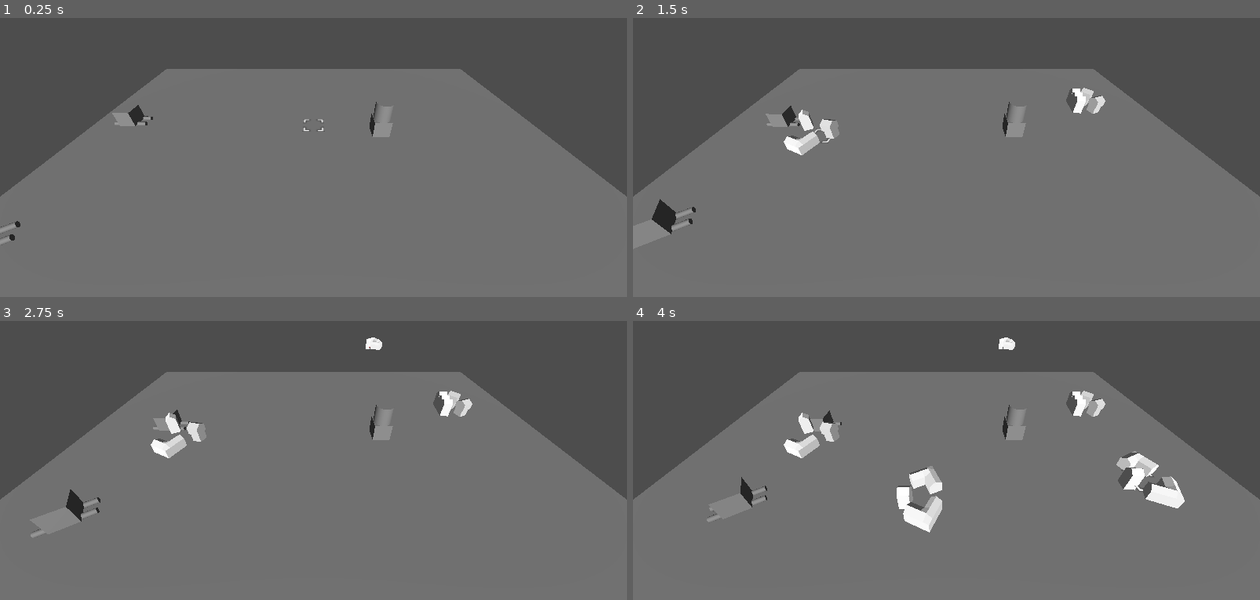
Above: before the commit, frames 1-4 (two rows, left to right).
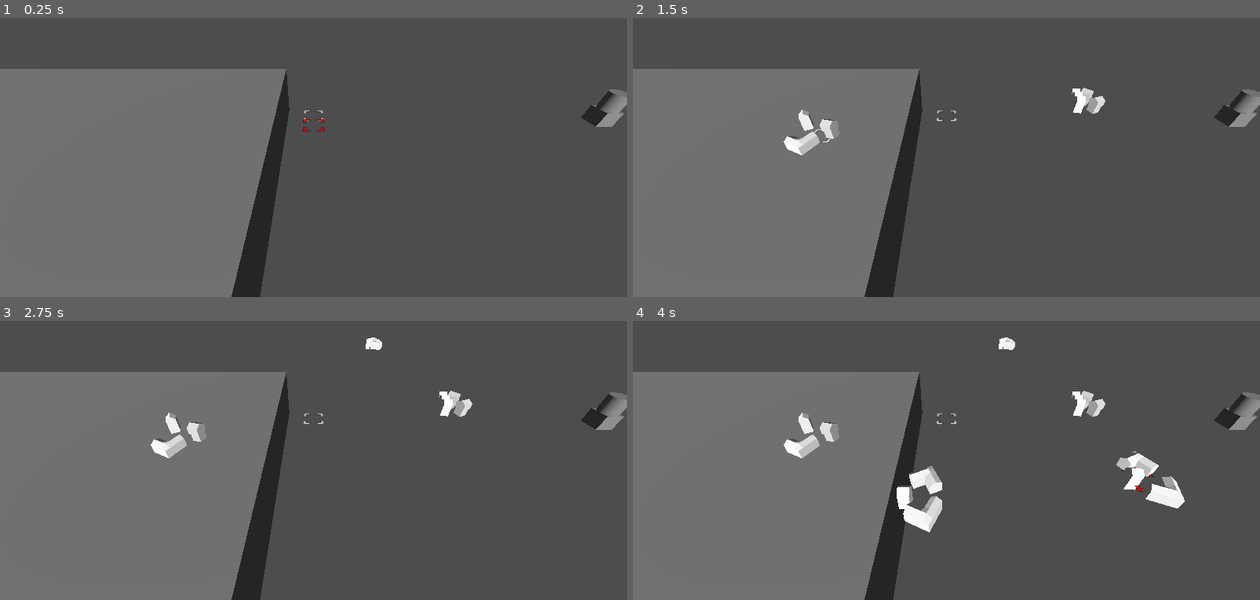
Above: after the commit, the same moments.

Repository: bragasap/gproject
Game: Godot game, scene res://node_3d.tscn
Two runs of this game, one before a commit and one after it. Both use one fixed random seed, a clock stepped at 60 frames per second and the inputs below.
Inputs (mouse positions are in pixels of both pictures, inside the frame that each line leads up to):
- Up to frame 1 (0.25 s): no input
- Up to frame 2 (1.5 s): move the mouse to (1084, 104) at 0.52 s; click (1084, 104) at 0.67 s; move the mouse to (821, 137) at 1.27 s; click (821, 137) at 1.42 s
- Up to frame 3 (2.75 s): move the mouse to (376, 346) at 2.02 s; click (376, 346) at 2.17 s
- Up to frame 4 (4 s): move the mouse to (915, 493) at 2.77 s; click (915, 493) at 2.92 s; move the mouse to (1134, 477) at 3.52 s; click (1134, 477) at 3.67 s

The runs differ from the first frame. In frame 1, 49% of the frame differs, in the area x 0-100%, y 18-100%; in frame 2, 49%; in frame 3, 49%; in frame 4, 46%.

Commit message:
basic wagons, need to fix pathing

Diff:
--- a/basicgen.gd
+++ b/basicgen.gd
@@ -6,7 +6,9 @@
 @export var heart:Node3D
 @export var root:Node3D
 @onready var villageTile = load("res://villageT1.tscn")
+@onready var ray = selector.get_node("RayCast3D")
 @onready var previous_state = true
+@onready var cityLogic = $cityLogic
 var gridmap_position
 var world_position
 func _ready() -> void:
@@ -22,8 +24,13 @@
 	if world_position != null:
 		gridmap_position = Vector3(round(world_position.x), 0, round(world_position.z))
 		selector.position = lerp(selector.position, gridmap_position, 1)
-		if(selector.get_node("RayCast3D").is_colliding()):
+		if(ray.is_colliding()):
+			var tile = ray.get_collider().get_parent()
+			#print("Hit object:", tile.name)
 			selector.get_node("Sprite3D").modulate = Color(1, 1, 1)
+			if Input.is_mouse_button_pressed(MOUSE_BUTTON_LEFT) and not previous_state and tile.name  == "Ore":
+				tile.claimMine()
+				cityLogic.addTile(tile)
 		if Input.is_mouse_button_pressed(MOUSE_BUTTON_LEFT) and not previous_state and world_position!=null:
 			var instance = villageTile.instantiate()
 			instance.position = selector.position
--- /dev/null
+++ b/city_logic.gd
@@ -0,0 +1,16 @@
+extends Node3D
+@onready var heart = $"../heart"
+@export var ownedTiles:Array[Node3D]
+@onready var wagon = load("res://wagon/wagon.tscn")
+func ready():
+	addTile(heart)
+func addTile(tile:Node3D):
+	ownedTiles.append(tile)
+	print("New tile",tile.name)
+	createWagon(tile)
+func createWagon(tile:Node3D):
+	var wagon_instance = wagon.instantiate()
+	wagon_instance.position = heart.position
+	add_child(wagon_instance)
+	print(tile.position)
+	wagon_instance.updateTarget(tile.position)
--- a/node_3d.tscn
+++ b/node_3d.tscn
@@ -3,7 +3,7 @@
 [ext_resource type="Script" uid="uid://c3lkidldb5hoc" path="res://basicgen.gd" id="1_a202f"]
 [ext_resource type="Texture2D" uid="uid://cbk07cxgshg26" path="res://sprites/selector.png" id="2_noarx"]
 [ext_resource type="PackedScene" uid="uid://vo1vd610qrxs" path="res://orenode/ore.tscn" id="3_a0tk4"]
-[ext_resource type="PackedScene" uid="uid://cvg7br2awhs8p" path="res://wagon/wagon.tscn" id="4_r3fl7"]
+[ext_resource type="Script" uid="uid://coh6uqa0u1lia" path="res://city_logic.gd" id="4_r3fl7"]
 
 [sub_resource type="Environment" id="Environment_noarx"]
 
@@ -39,10 +39,10 @@
 
 [node name="RayCast3D" type="RayCast3D" parent="selector"]
 target_position = Vector3(0, 0, 2)
+hit_from_inside = true
 
 [node name="heart" type="Node3D" parent="."]
-transform = Transform3D(1, 0, 0, 0, -4.371139e-08, -1, 0, 1, -4.371139e-08, 0, 0, 0)
-visible = false
+transform = Transform3D(1, 0, 0, 0, -4.371139e-08, -1, 0, 1, -4.371139e-08, -11.271504, 0, 0)
 
 [node name="Sprite3D" type="Sprite3D" parent="heart"]
 texture = ExtResource("2_noarx")
@@ -54,13 +54,10 @@
 transform = Transform3D(1, 0, 0, 0, 0.86741835, 0.4975796, 0, -0.4975796, 0.86741835, 0, 0, 0)
 
 [node name="Ore" parent="." instance=ExtResource("3_a0tk4")]
-transform = Transform3D(1, 0, 0, 0, 1, 0, 0, 0, 1, 4, 0, 1)
-
-[node name="CharacterBody3D" parent="." instance=ExtResource("4_r3fl7")]
-transform = Transform3D(1, 0, 0, 0, 1, 0, 0, 0, 1, -12.091639, -0.112648845, -0.21822673)
+transform = Transform3D(1, 0, 0, 0, 1, 0, 0, 0, 1, 18.235367, 0, 0)
 
 [node name="NavigationRegion3D" type="NavigationRegion3D" parent="."]
-transform = Transform3D(1, 0, 0, 0, 1, 0, 0, 0, 1, 0, -3.6063488, 0)
+transform = Transform3D(1, 0, 0, 0, 1, 0, 0, 0, 1, -17.68174, -3.6063488, 0)
 navigation_mesh = SubResource("NavigationMesh_r3fl7")
 
 [node name="StaticBody3D" type="StaticBody3D" parent="NavigationRegion3D"]
@@ -73,5 +70,5 @@
 transform = Transform3D(5.863991, 0, 0, 0, 1, 0, 0, 0, 4.0109997, 0, 0, 0)
 shape = SubResource("BoxShape3D_i5arm")
 
-[node name="CharacterBody3D2" parent="." instance=ExtResource("4_r3fl7")]
-transform = Transform3D(1, 0, 0, 0, 1, 0, 0, 0, 1, -12.427345, 0.17392361, 8.0781765)
+[node name="cityLogic" type="Node3D" parent="."]
+script = ExtResource("4_r3fl7")
--- a/orenode/ore.gd
+++ b/orenode/ore.gd
@@ -1,10 +1,22 @@
 extends Node3D
-@export var maxMiner:int;
+@export var maxOre= 30;
 @export var oreValue:int;
 @export var oreType:String;
+@export var mineRate = 5;
+@export var time = 5.0;
+@export var claimed = false;
 func modOreValue(mod:int):
 	oreValue = oreValue * mod
 func modMaxMinerValue(mod:int):
 	oreValue = oreValue * mod
 func getOreValue():
 	return oreValue
+func claimMine():
+	claimed = true;
+	print("Tile claimed started mining")
+	mine()
+func mine ():
+	while true:
+		await get_tree().create_timer(time).timeout
+		oreValue += mineRate
+		oreValue = min(oreValue, maxOre)
--- a/orenode/ore.tscn
+++ b/orenode/ore.tscn
@@ -1,10 +1,13 @@
-[gd_scene load_steps=4 format=3 uid="uid://vo1vd610qrxs"]
+[gd_scene load_steps=5 format=3 uid="uid://vo1vd610qrxs"]
 
 [ext_resource type="Script" uid="uid://boxb578ipypyy" path="res://orenode/ore.gd" id="1_21rsy"]
 
 [sub_resource type="BoxMesh" id="BoxMesh_yf7uh"]
 
 [sub_resource type="CylinderMesh" id="CylinderMesh_21rsy"]
+
+[sub_resource type="BoxShape3D" id="BoxShape3D_21rsy"]
+size = Vector3(1, 3, 1)
 
 [node name="Ore" type="Node3D"]
 script = ExtResource("1_21rsy")
@@ -16,3 +19,9 @@
 transform = Transform3D(1, 0, 0, 0, 1, 0, 0, 0, 1, 0, 0.6046393, 0)
 mesh = SubResource("CylinderMesh_21rsy")
 skeleton = NodePath("../MeshInstance3D")
+
+[node name="Ore" type="StaticBody3D" parent="."]
+
+[node name="ore" type="CollisionShape3D" parent="Ore"]
+transform = Transform3D(1, 0, 0, 0, 1, 0, 0, 0, 1, 0, 0.10277009, 0)
+shape = SubResource("BoxShape3D_21rsy")
--- a/wagon/wagon.gd
+++ b/wagon/wagon.gd
@@ -2,12 +2,22 @@
 
 @onready var agent: NavigationAgent3D = $NavigationAgent3D
 @export var speed = 1
+@export var storage = 0
+@export var maxStorage = 15
+@export var items:String
 @export var target: Vector3
+#storage
+func load():
+	while storage < maxStorage:
+		await get_tree().create_timer(5.0).timeout
+		storage += 5
+		storage = min(storage, maxStorage)
+		print("Storage:", storage)
+#movement related function
 func _ready():
 	agent.set_target_position(target)
 	print(target)
 func updateTarget(pos:Vector3):
-
 	target = pos
 	agent.set_target_position(pos)
 func _physics_process(_delta):
@@ -22,7 +32,6 @@
 		var nextLoc = agent.get_next_path_position()
 		#print(agent.get_target_position(),curLoc,nextLoc)
 		#if(curLoc!=nextLoc):
-		print("moving")
 		var newVel = (nextLoc-curLoc).normalized() * speed
 		velocity = newVel
 		move_and_slide()
--- a/wagon/wagon.tscn
+++ b/wagon/wagon.tscn
@@ -8,7 +8,7 @@
 
 [sub_resource type="BoxShape3D" id="BoxShape3D_i2qh3"]
 
-[node name="CharacterBody3D" type="CharacterBody3D"]
+[node name="wagon" type="CharacterBody3D"]
 script = ExtResource("1_7qof3")
 
 [node name="MeshInstance3D" type="MeshInstance3D" parent="."]
Not shown, added: city_logic.gd.uid
